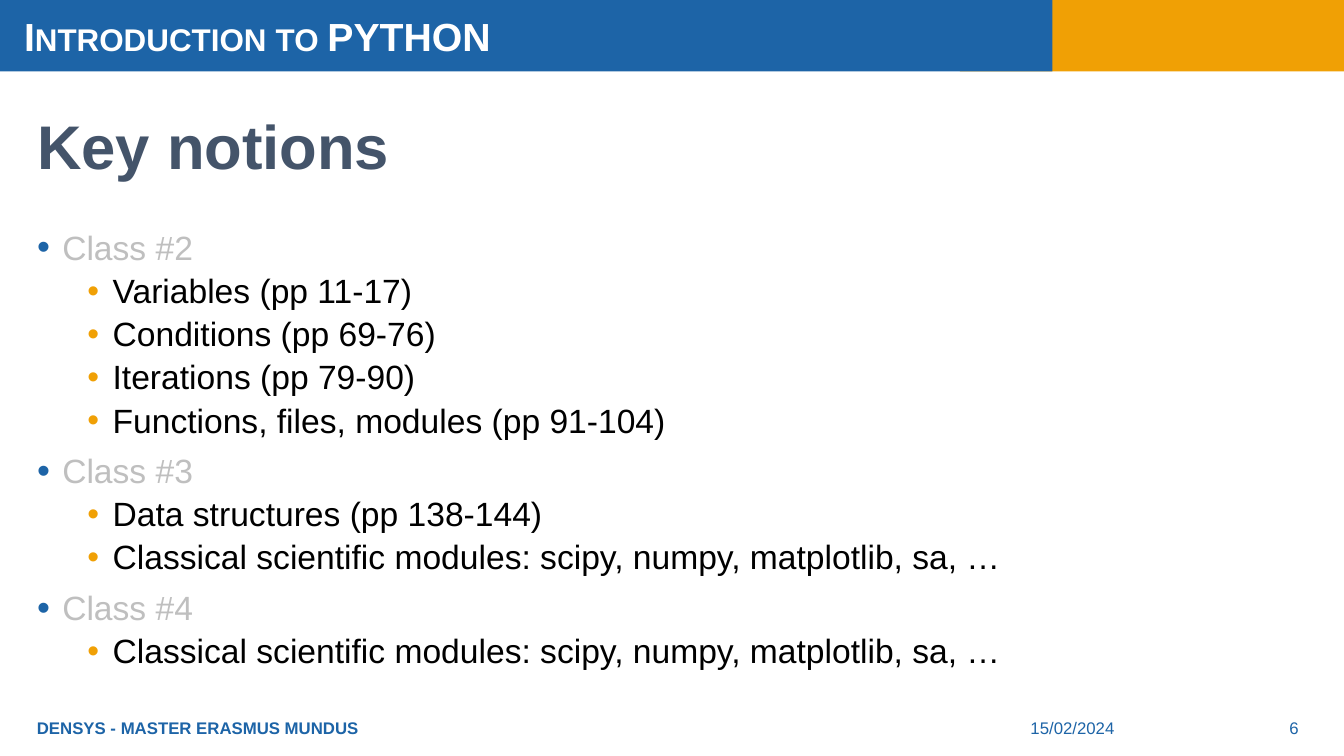
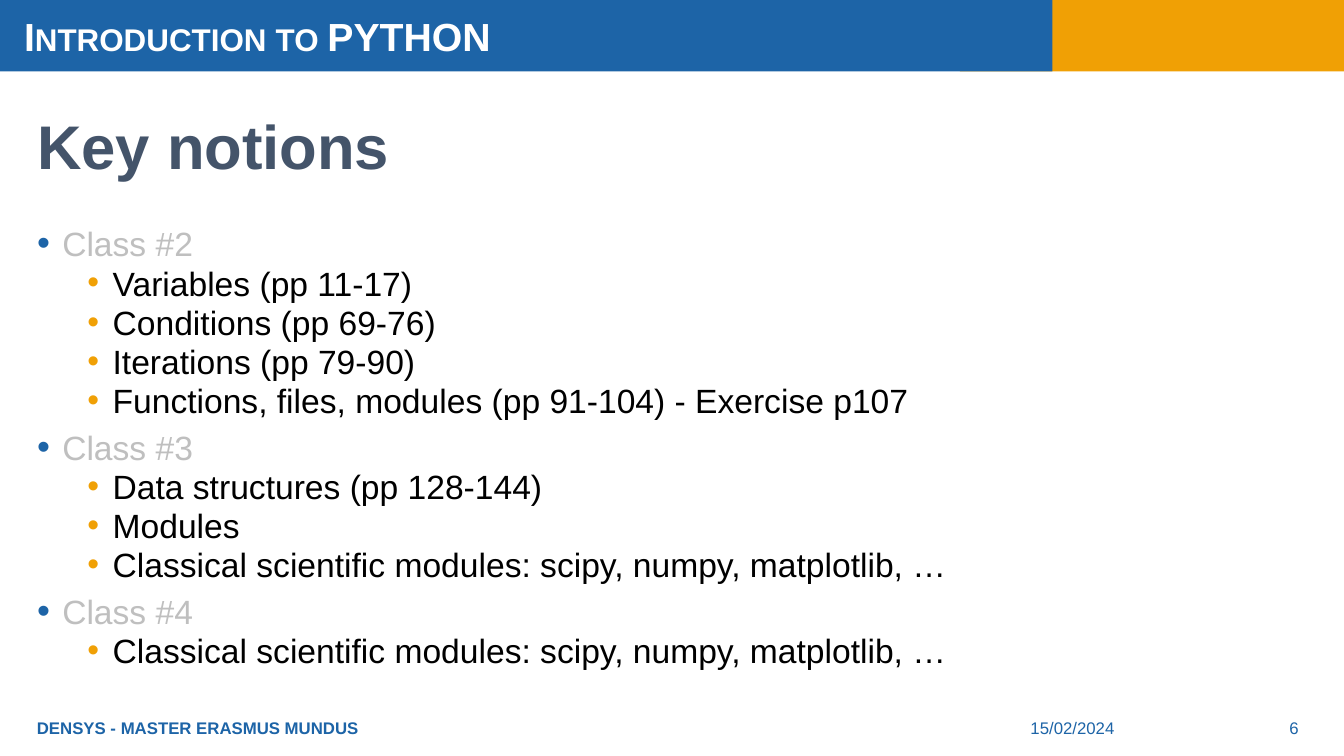
Before and after one commit to hdemaie/intro_python, a slide deck: slide 6 of Introduction to Python.pptx. Drawn at 1344x756 pixels with LibreOffice and Linux fonts; fonts in the diff are those of the drawing. Boxes give left, top, right and bottom in pixels: in the first picture for what was removed or moved away, otherwise in the second. Text is boxed around its words. In the diff, an @@ line names an element or a change of style, - is before the commit and + after.

Commit message:
Update ppt

```diff
--- a/Introduction to Python.pptx
+++ b/Introduction to Python.pptx
@@ text at bbox=[62, 232, 436, 624]: line spacing 0.9 to 0.8 @@
@@ text at bbox=[113, 388, 908, 420]: text changed @@
-  • Functions, files, modules (pp 91-104)
+  • Functions, files, modules (pp 91-104) - Exercise p107
@@ text at bbox=[113, 474, 903, 584]: text changed @@
-  • Data structures (pp 138-144)
-  • Classical scientific modules: scipy, numpy, matplotlib, sa, …
+  • Data structures (pp 128-144)
+  • Modules
+  • Classical scientific modules: scipy, numpy, matplotlib, …
@@ text at bbox=[113, 638, 903, 670]: text changed @@
-  • Classical scientific modules: scipy, numpy, matplotlib, sa, …
+  • Classical scientific modules: scipy, numpy, matplotlib, …
```
Also in this commit, not shown: 3 slides added, 1 other file.
